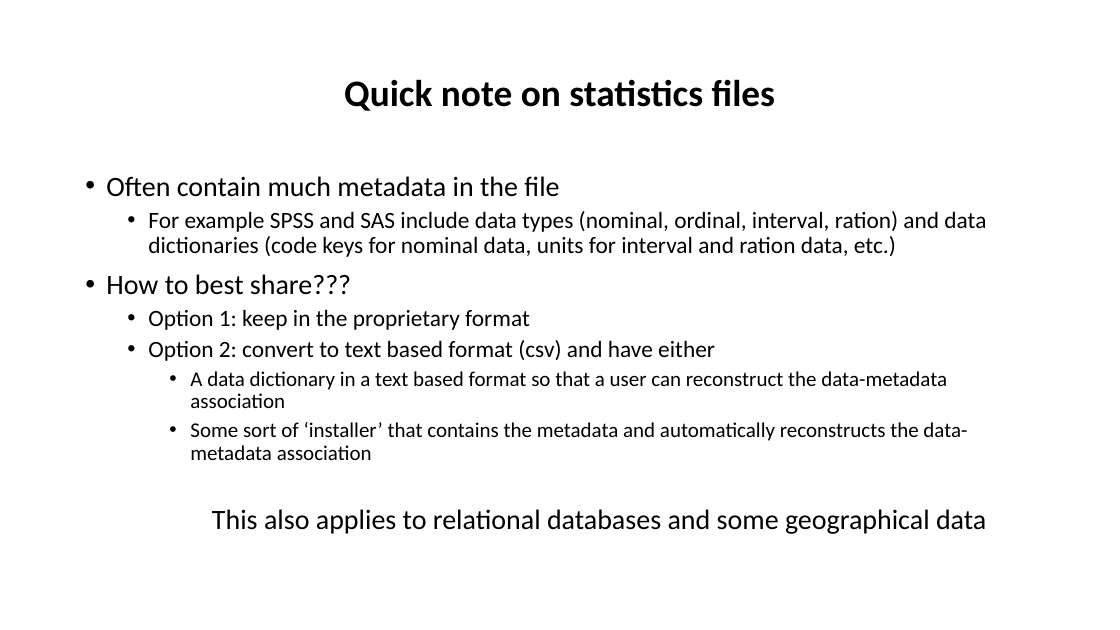
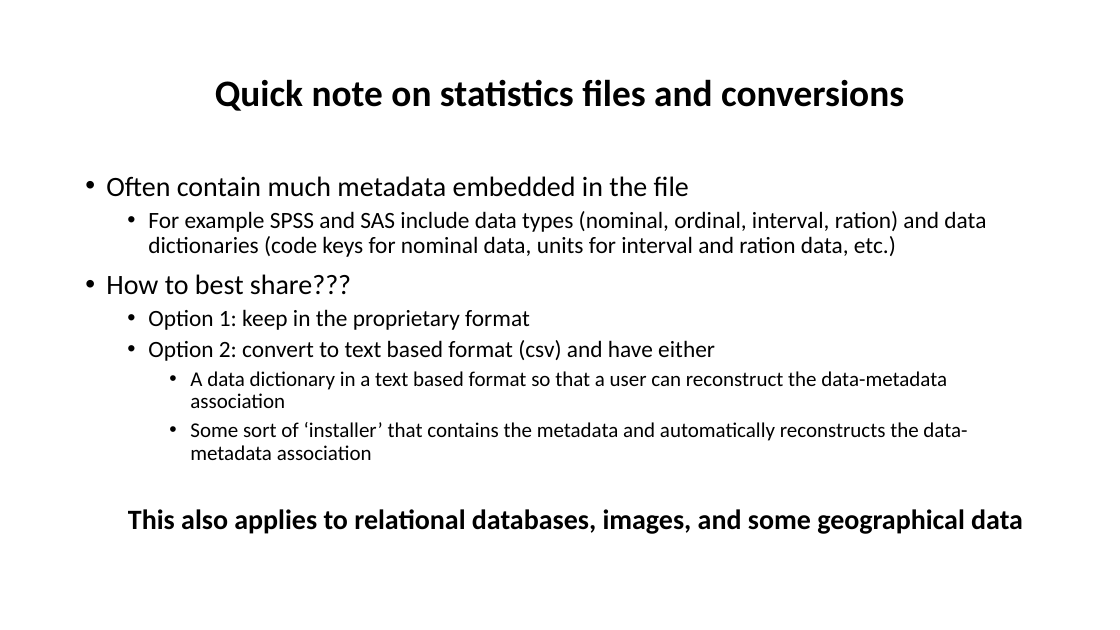
Before and after one commit to tibbben/teaching.data.literacy, a slide deck: slide 8 of UM_DataManagementClass/Lessons/03/03_secondMeeting.pptx. Drawn at 1120x630 pixels with LibreOffice and Linux fonts; fonts in the diff are those of the drawing. Boxes give left, top, right and bottom in pixels: in the first picture for what was removed or moved away, otherwise in the second. Text is boxed around its words. In the diff, an @@ line names an element or a change of style, - is before the commit and + after.

```diff
--- a/UM_DataManagementClass/Lessons/03/03_secondMeeting.pptx
+++ b/UM_DataManagementClass/Lessons/03/03_secondMeeting.pptx
@@ title at (215, 79, 904, 111): text changed @@
-Quick note on statistics files
+Quick note on statistics files and conversions
@@ text at (106, 176, 689, 197): text changed @@
-• Often contain much metadata in the file
+• Often contain much metadata embedded in the file
@@ text at (128, 509, 1023, 534): text changed; bold on @@
-This also applies to relational databases and some geographical data
+This also applies to relational databases, images, and some geographical data
```
Also in this commit, not shown: 5 other slides changed, 3 slides added, 2 other files.
